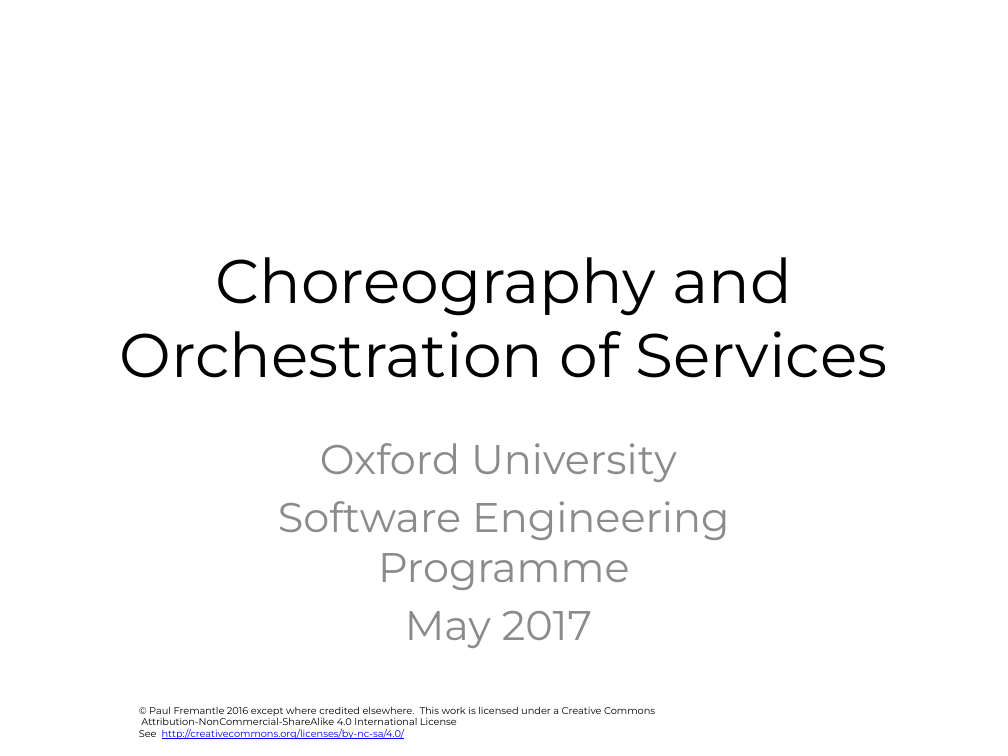
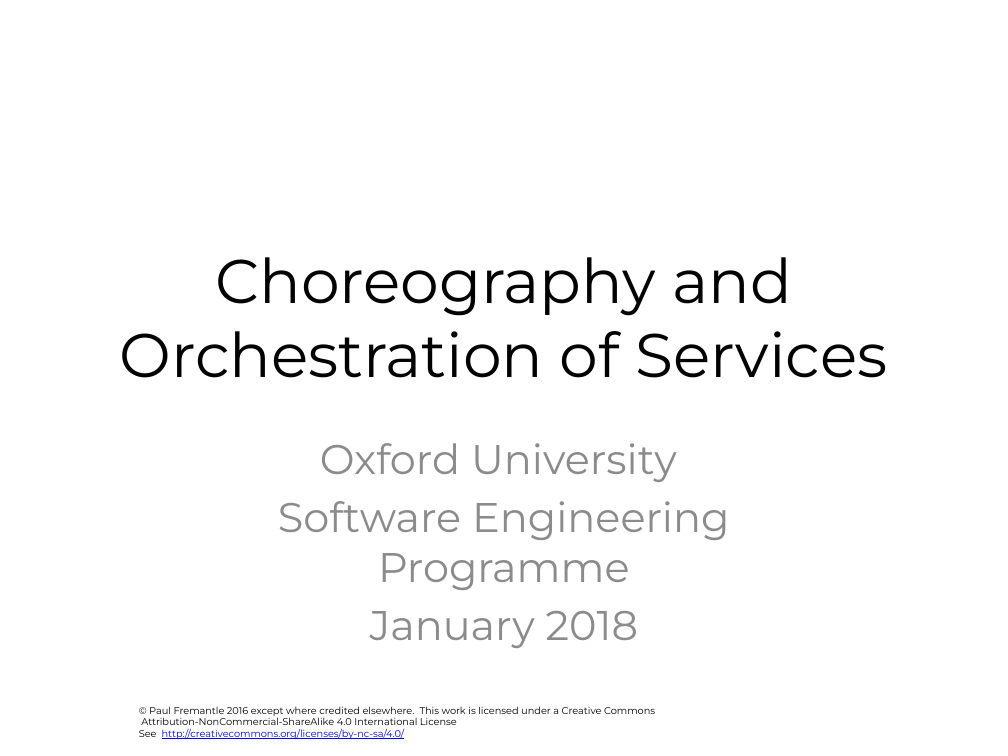
Before and after one commit to pzfreo/ox-soa, a slide deck: slide 1 of presentation-source/14-composition.pptx. Drawn at 1008x756 pixels with LibreOffice and Linux fonts; fonts in the diff are those of the drawing; background and template pictures are left out. Boxes give left, top, right and bottom in pixels: in the first picture for what was removed or moved away, otherwise in the second. Text is boxed around its words. In the diff, an @@ line names an element or a change of style, - is before the commit and + after.

```diff
--- a/presentation-source/14-composition.pptx
+++ b/presentation-source/14-composition.pptx
@@ subtitle at bbox=[370, 611, 638, 648]: text changed @@
-May 2017
+January 2018
```
Also in this commit, not shown: 4 other slides changed, 6 other files.
